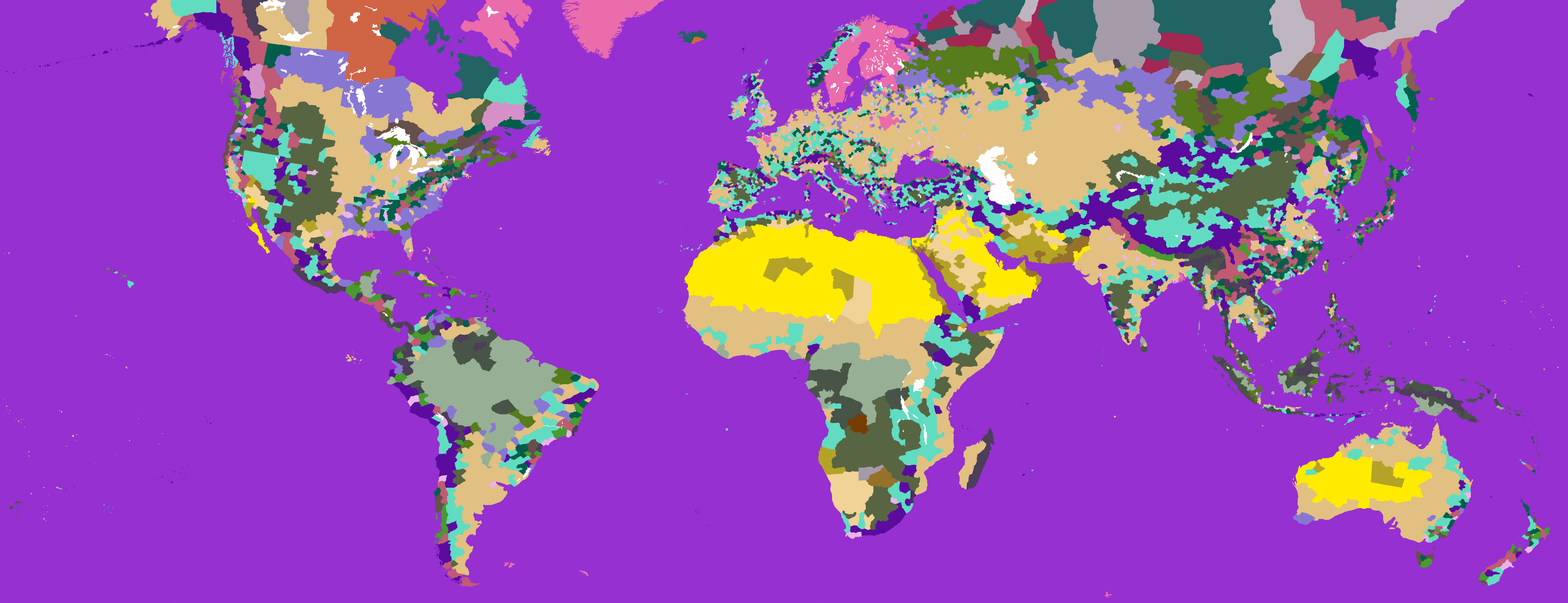
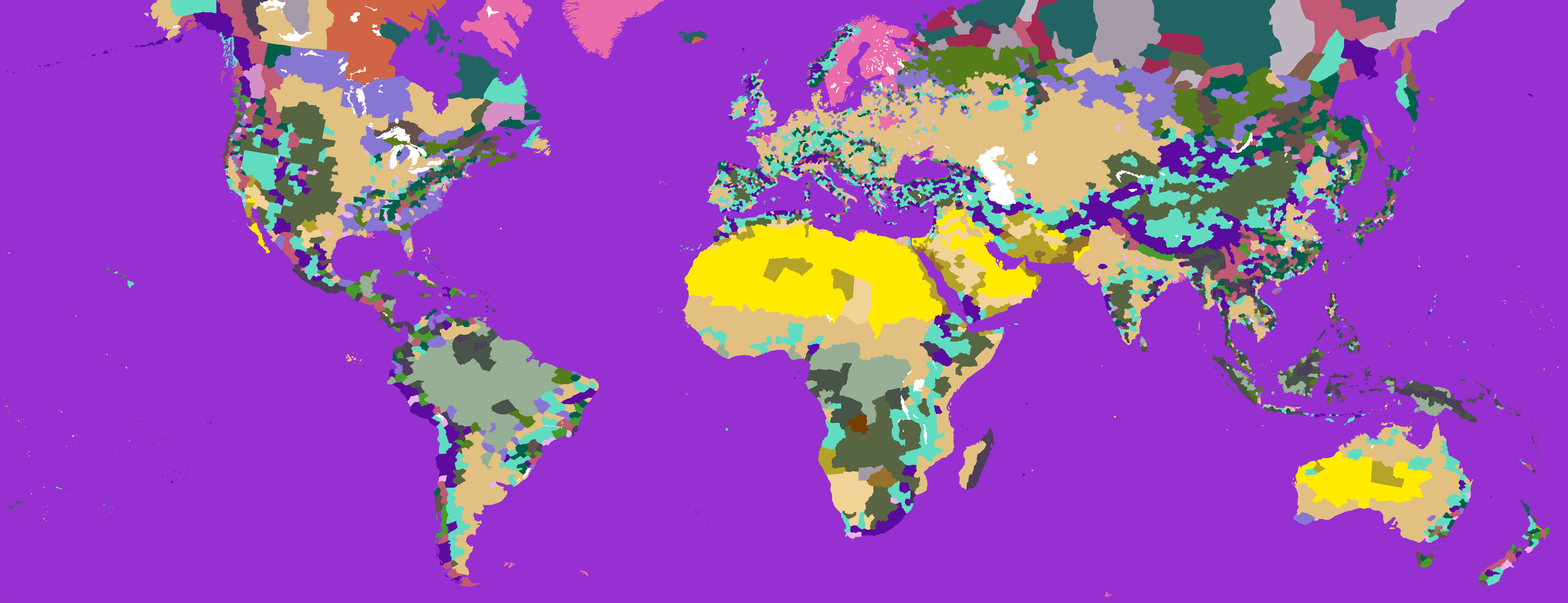
Revision of a layered 1568x603 image; what changed, layer by layer:
painted on "terrain — flat colormap kopia.bmp" over [849, 19, 862, 29]
